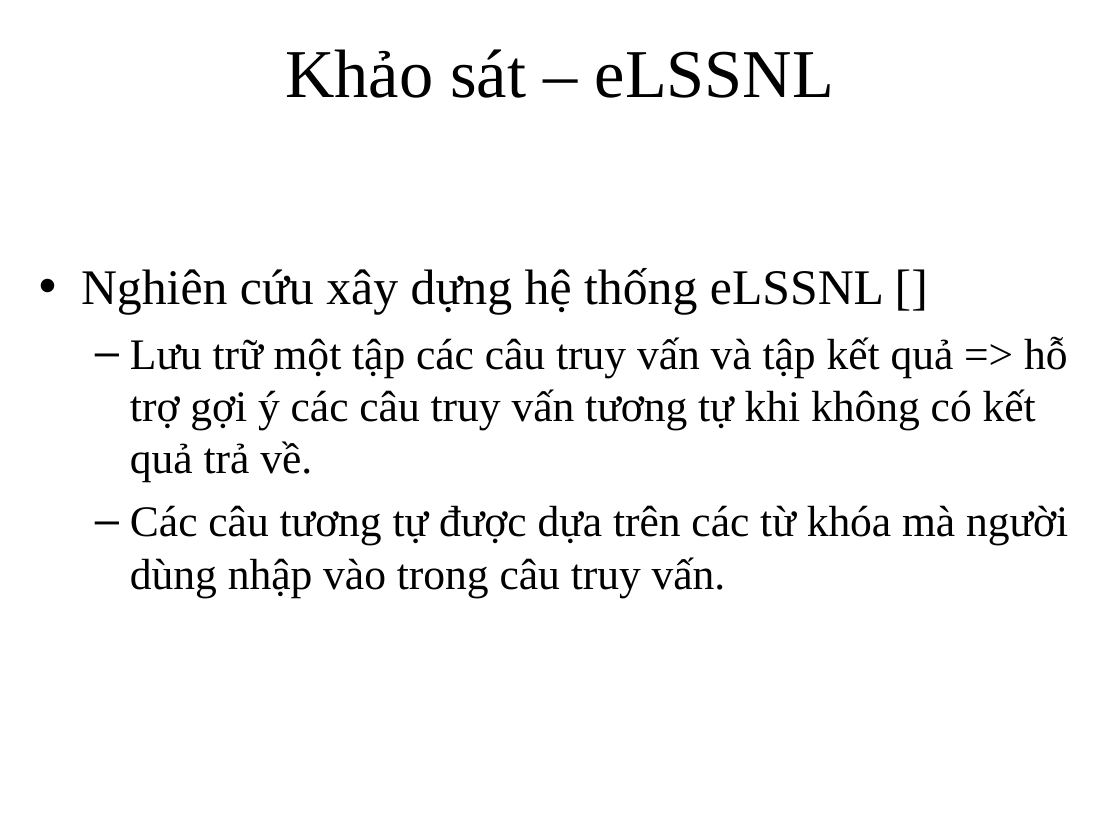
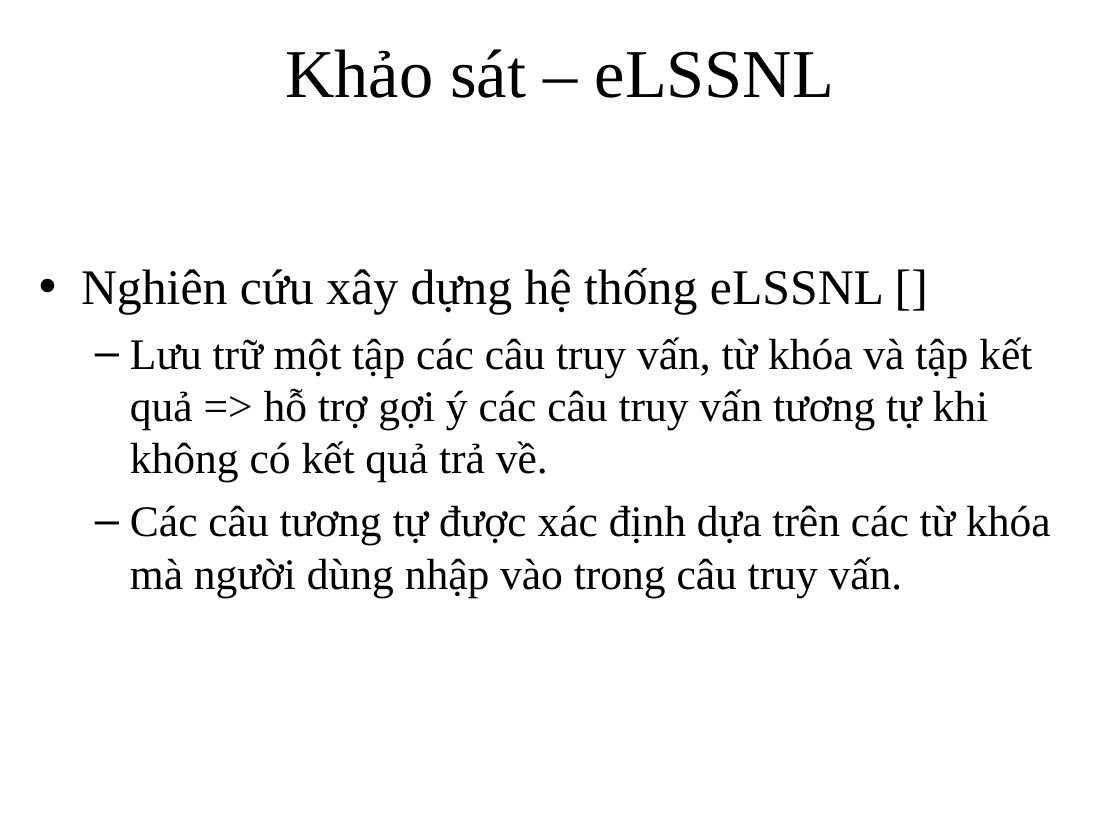
Before and after one commit to vuaviet/filnalproject, a slide deck: slide 6 of De Cuong/tuong tac nguoi dung trong hoi dap.ppt. Drawn at 1120x840 pixels with LibreOffice and Linux fonts; fonts in the diff are those of the drawing; background and template pictures are left out. Boxes give left, top, right and bottom in pixels: in the first picture for what was removed or moved away, otherwise in the second. Text is boxed around its words. In the diff, an @@ line names an element or a change of style, - is before the commit and + after.

```diff
--- a/De Cuong/tuong tac nguoi dung trong hoi dap.ppt
+++ b/De Cuong/tuong tac nguoi dung trong hoi dap.ppt
@@ text at (130,337,1051,597): text changed @@
-  – Lưu trữ một tập các câu truy vấn và tập kết quả => hỗ trợ gợi ý các câu truy vấn tương tự khi không có kết quả trả về.
-  – Các câu tương tự được dựa trên các từ khóa mà người dùng nhập vào trong câu truy vấn.
+  – Lưu trữ một tập các câu truy vấn, từ khóa và tập kết quả => hỗ trợ gợi ý các câu truy vấn tương tự khi không có kết quả trả về.
+  – Các câu tương tự được xác định dựa trên các từ khóa mà người dùng nhập vào trong câu truy vấn.
```
Also in this commit, not shown: 1 other slide changed, 3 other files.
